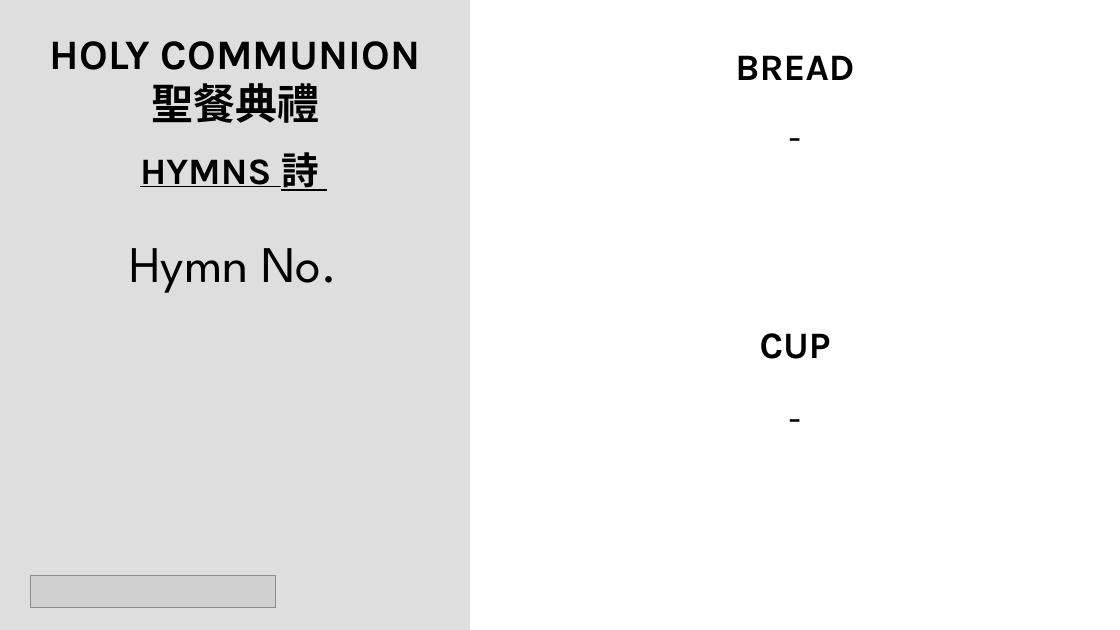
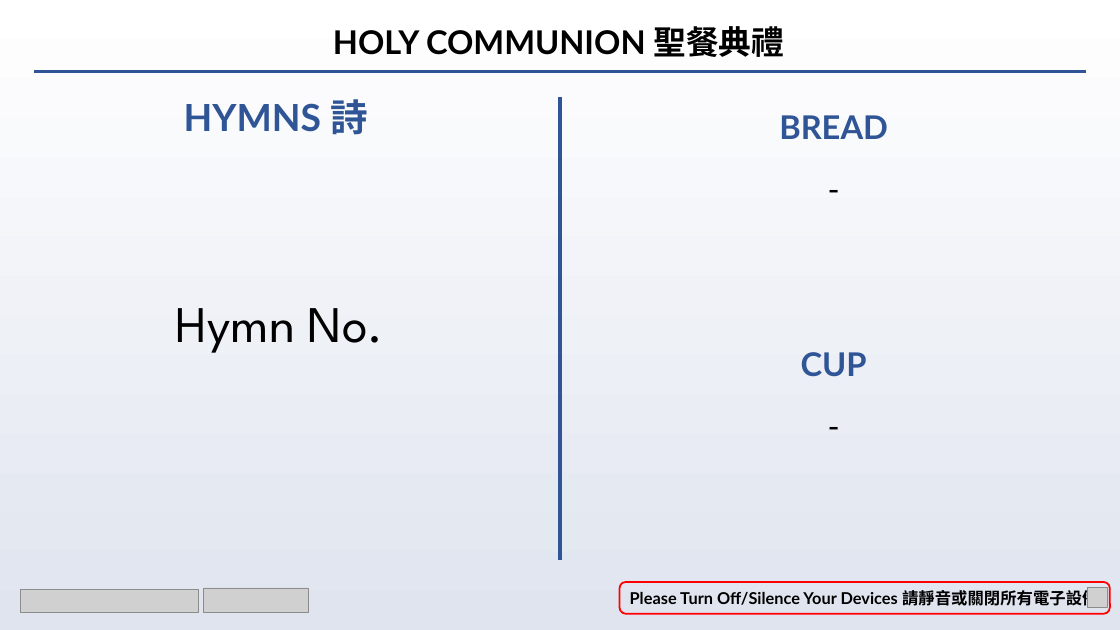
Before and after one commit to calebchanwy/tjc-powerpoint, a slide deck: slide 8 of TJCPowerPoint/Resources/ServiceWidescreen.pptx. Drawn at 1120x630 pixels with LibreOffice and Linux fonts; fonts in the diff are those of the drawing; grey boxes stand for pictures; background and template pictures are left out. Boxes give left, top, right and bottom in pixels: in the first picture for what was removed or moved away, otherwise in the second. Text is boxed around its words. In the diff, an @@ line names an element or a change of style, - is before the commit and + after.

Commit message:
19/01/23 PowerPoint new blue-themed design.
Removal of photo in background
Gradient based background
Lines to separate contents of slides

```diff
--- a/TJCPowerPoint/Resources/ServiceWidescreen.pptx
+++ b/TJCPowerPoint/Resources/ServiceWidescreen.pptx
@@ background picture (left out) to gradient #FFFFFF to #DFE4EF @@
@@ rectangle removed at <box>0,0,471,630</box> @@
@@ text at <box>333,26,785,57</box>: text changed; size 36 to 28 pt; font Karla to Lato @@
-HOLY COMMUNION聖餐典禮
+HOLY COMMUNION 聖餐典禮
@@ line added from (34, 71) to (1086, 71), #2F5597 3 pt @@
@@ text "BREAD" at <box>779,115,888,139</box>: size 32 to 28 pt, font Karla to Lato, text colour #000000 to #2F5597 @@
@@ text "BREAD": place and size @@
-text "BREAD" at <box>735,55,854,80</box>
+text "BREAD" at <box>779,115,888,139</box>
@@ text "HYMNS 詩": place and size @@
-text "HYMNS 詩" at <box>140,152,318,191</box>
+text "HYMNS 詩" at <box>184,99,367,135</box>
@@ text "HYMNS 詩" at <box>184,99,367,135</box>: font Karla to Lato, text colour #000000 to #2F5597, underline off @@
@@ line added from (560, 97) to (560, 560), #2F5597 3 pt @@
@@ text "-" at <box>560,145,1108,207</box>: size 32 to 28 pt, font League Spartan to Lato @@
@@ text "-": place and size @@
-text "-" at <box>471,84,1120,152</box>
+text "-" at <box>560,145,1108,207</box>
@@ text "Hymn No.": place and size @@
-text "Hymn No." at <box>129,248,337,293</box>
+text "Hymn No." at <box>176,308,384,353</box>
@@ text "Hymn No." at <box>176,308,384,353</box>: vertical alignment top to middle @@
@@ text "CUP": place and size @@
-text "CUP" at <box>760,333,831,359</box>
+text "CUP" at <box>801,352,867,377</box>
@@ text "CUP" at <box>801,352,867,377</box>: size 32 to 28 pt, font Karla to Lato, text colour #000000 to #2F5597 @@
@@ text "-": place and size @@
-text "-" at <box>471,366,1120,434</box>
+text "-" at <box>560,382,1108,444</box>
@@ text "-" at <box>560,382,1108,444</box>: size 32 to 28 pt, font League Spartan to Lato @@
@@ picture added at <box>20,590,199,613</box> @@
@@ picture removed at <box>31,576,276,608</box> @@
@@ picture added at <box>203,588,308,613</box> @@
@@ rounded rectangle added at <box>620,582,1111,614</box>, outline #FF0000 1.5 pt, 14 pt, text #000000, bold @@
+Please Turn Off/Silence Your Devices 請靜音或關閉所有電子設備
@@ picture added at <box>1088,587,1107,607</box> @@
```
Also in this commit, not shown: 10 other slides changed, 45 other files.
